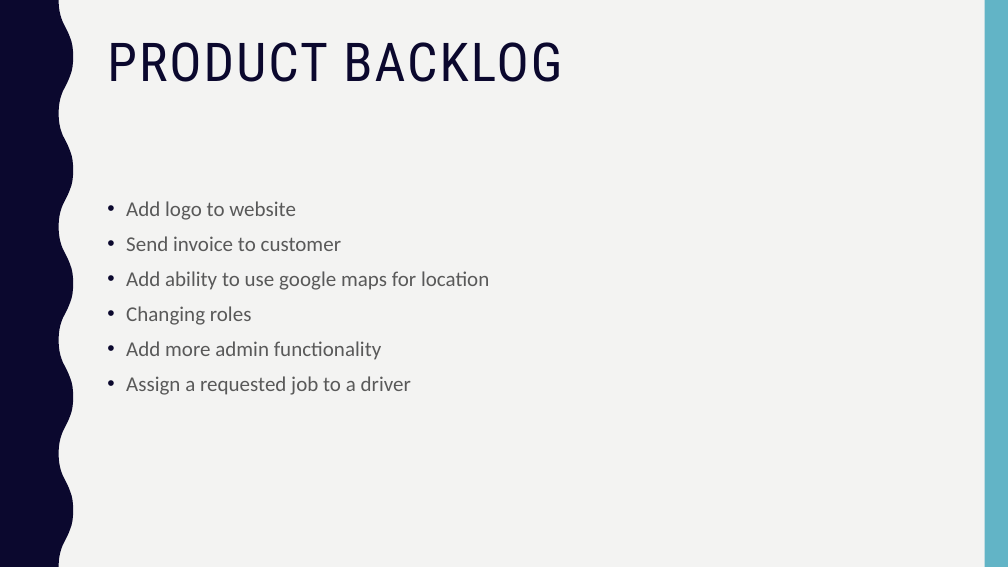
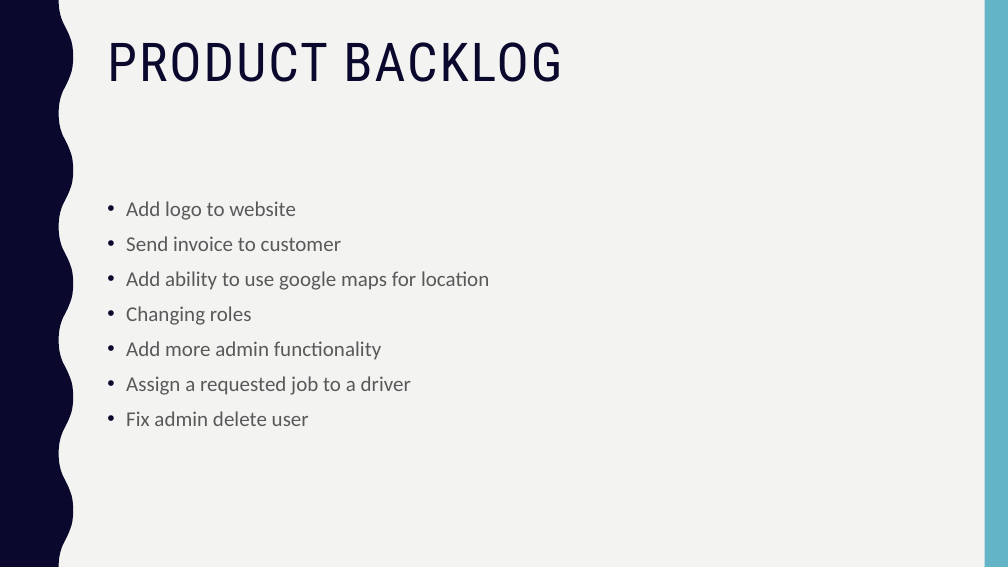
Before and after one commit to george98788/Enterprise-systems-development, a slide deck: slide 9 of Sprint2/Group 10 Sprint_2.pptx. Drawn at 1008x567 pixels with LibreOffice and Linux fonts; fonts in the diff are those of the drawing. Boxes give left, top, right and bottom in pixels: in the first picture for what was removed or moved away, otherwise in the second. Text is boxed around its words. In the diff, an @@ line names an element or a change of style, - is before the commit and + after.

```diff
--- a/Sprint2/Group 10 Sprint_2.pptx
+++ b/Sprint2/Group 10 Sprint_2.pptx
@@ text at <box>126,411,309,426</box>: paragraph added @@
+• Fix admin delete user
```
